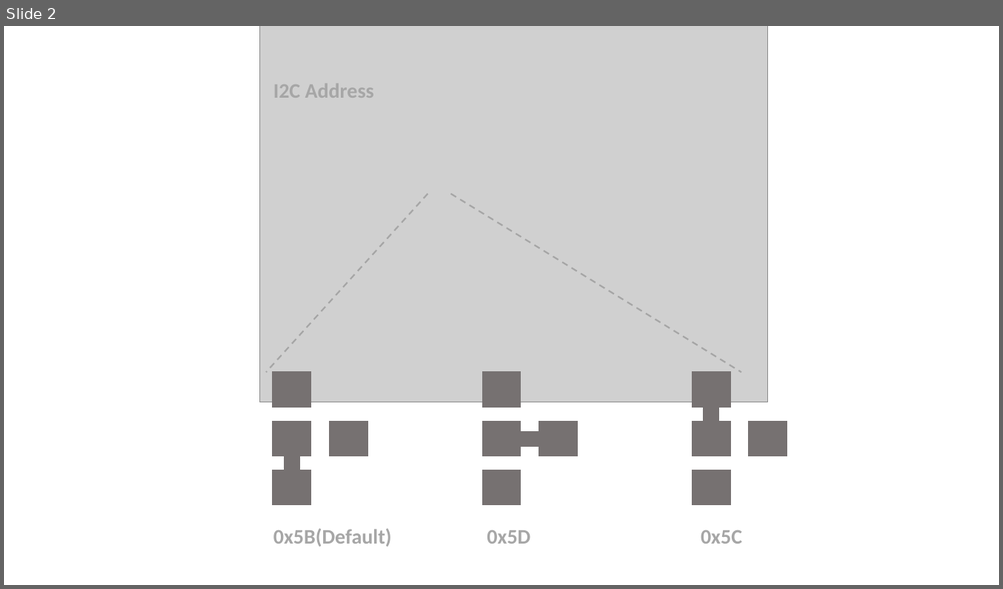
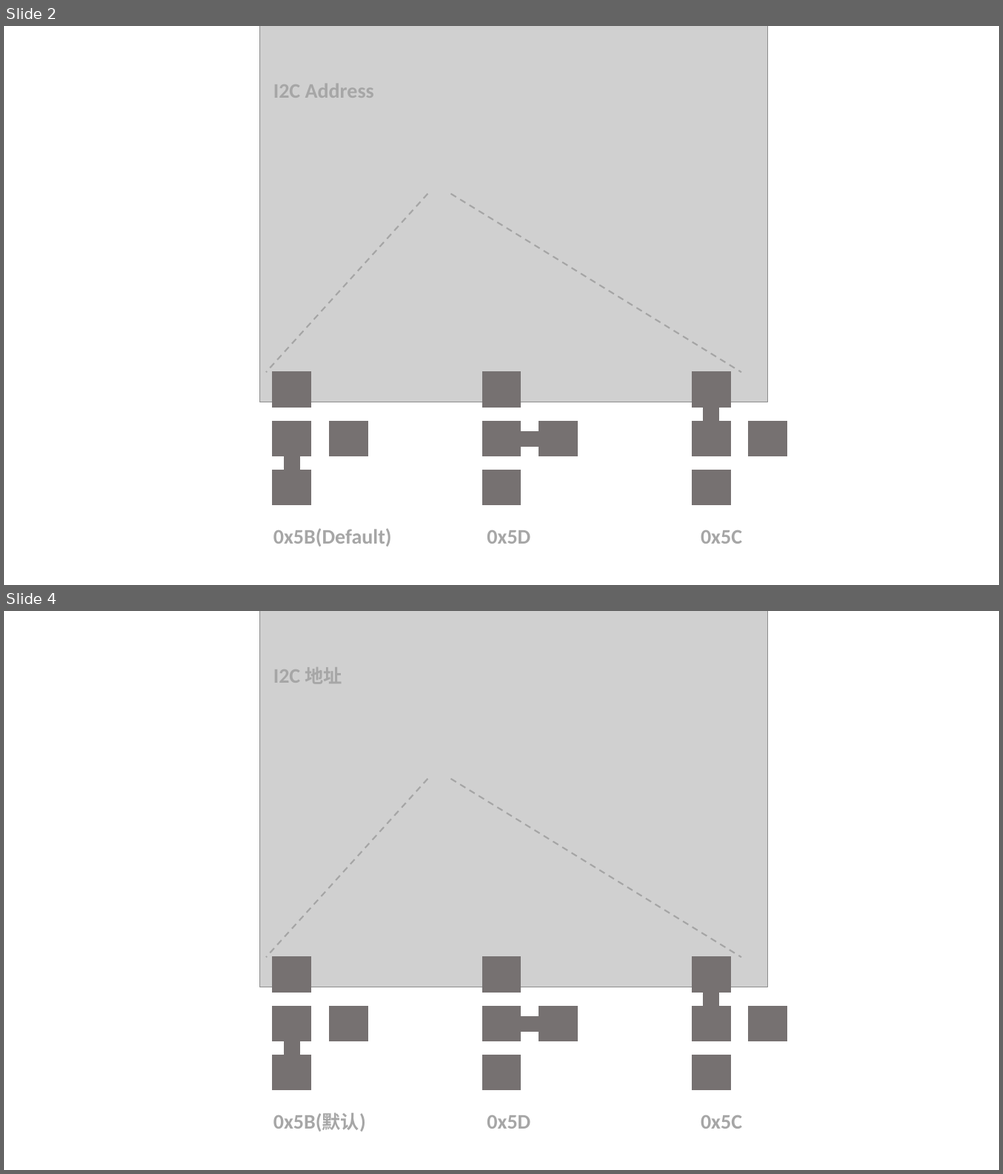
Before and after one commit to SeeedDocument/Grove-12_Key_Capacitive_I2C_Touch_Sensor_V2-MPR121, a slide deck: img/pin_map_2040.pptx. Shown one above the other, each under a label of ours: slide 2 before the commit, slides 2 and 4 after it; the slides between them are not shown. The pictures are 1003x589 and 1003x1174 pixels, drawn with LibreOffice and Linux fonts; fonts in the diff are those of the drawing; grey boxes stand for pictures. Boxes give left, top, right and bottom in pixels: in the first picture for what was removed or moved away, otherwise in the second. Text is boxed around its words. In the diff, an @@ line names an element or a change of style, - is before the commit and + after.

```diff
--- a/img/pin_map_2040.pptx
+++ b/img/pin_map_2040.pptx
@@ slide 4 added at [4,611,999,1170], background #FFFFFF @@
@@ picture added at [260,611,768,987] @@
@@ text added at [273,667,342,684], 20 pt, text #A6A6A6, bold @@
+I2C 地址
@@ line added from (428, 779) to (266, 957), #A5A5A5 1.5 pt dashed @@
@@ line added from (451, 779) to (741, 957), #A5A5A5 1.5 pt dashed @@
@@ rectangle added at [273,957,310,991], fill #767171, outline #767171 1 pt @@
@@ rectangle added at [482,957,521,991], fill #767171, outline #767171 1 pt @@
@@ rectangle added at [692,957,730,991], fill #767171, outline #767171 1 pt @@
@@ rectangle added at [704,987,719,1022], fill #767171, outline #767171 1 pt @@
@@ rectangle added at [273,1006,310,1041], fill #767171, outline #767171 1 pt @@
@@ rectangle added at [330,1006,367,1041], fill #767171, outline #767171 1 pt @@
@@ rectangle added at [482,1006,521,1041], fill #767171, outline #767171 1 pt @@
@@ rectangle added at [539,1006,577,1041], fill #767171, outline #767171 1 pt @@
@@ rectangle added at [692,1006,730,1041], fill #767171, outline #767171 1 pt @@
@@ rectangle added at [748,1006,787,1041], fill #767171, outline #767171 1 pt @@
@@ rectangle added at [284,1031,299,1065], fill #767171, outline #767171 1 pt @@
@@ rectangle added at [512,1017,546,1032], fill #767171, outline #767171 1 pt @@
@@ rectangle added at [273,1056,310,1090], fill #767171, outline #767171 1 pt @@
@@ rectangle added at [482,1056,521,1090], fill #767171, outline #767171 1 pt @@
@@ rectangle added at [692,1056,730,1090], fill #767171, outline #767171 1 pt @@
@@ text added at [273,1113,359,1132], 20 pt, text #A6A6A6, bold @@
+0x5B(默认)
@@ text added at [486,1116,530,1129], 20 pt, text #A6A6A6, bold @@
+0x5D
@@ text added at [700,1116,742,1129], 20 pt, text #A6A6A6, bold @@
+0x5C
```
Also in this commit, not shown: 1 other slide added, 2 other files.
